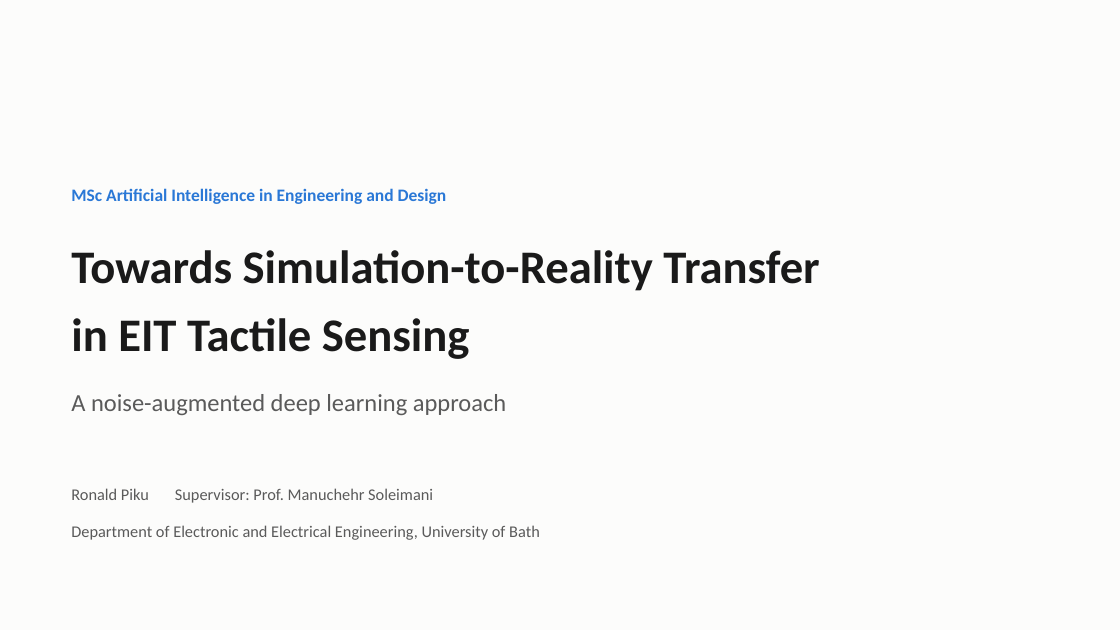
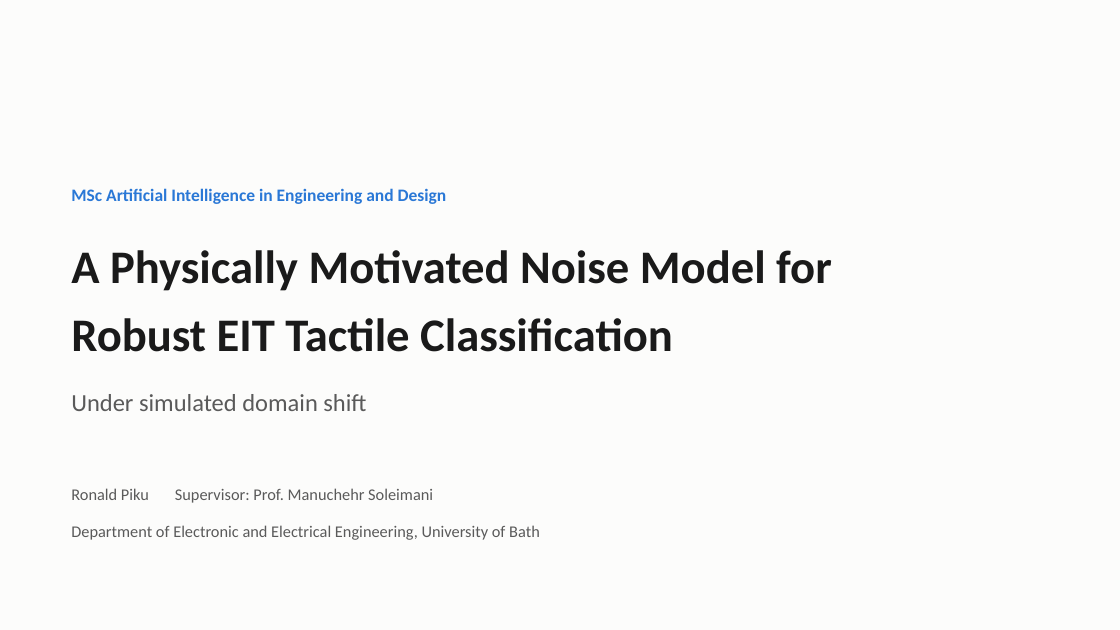
Before and after one commit to ronniepiku/eit-sim2real, a slide deck: slide 1 of presentation/EE52037_Piku_Presentation.pptx. Drawn at 1120x630 pixels with LibreOffice and Linux fonts; fonts in the diff are those of the drawing. Boxes give left, top, right and bottom in pixels: in the first picture for what was removed or moved away, otherwise in the second. Text is boxed around its words. In the diff, an @@ line names an element or a change of style, - is before the commit and + after.

```diff
--- a/presentation/EE52037_Piku_Presentation.pptx
+++ b/presentation/EE52037_Piku_Presentation.pptx
@@ text at bbox=[71, 250, 832, 352]: text changed @@
-Towards Simulation-to-Reality Transfer
-in EIT Tactile Sensing
+A Physically Motivated Noise Model for
+Robust EIT Tactile Classification
@@ text at bbox=[71, 394, 366, 411]: text changed @@
-A noise-augmented deep learning approach
+Under simulated domain shift
```
Also in this commit, not shown: 10 other files.
